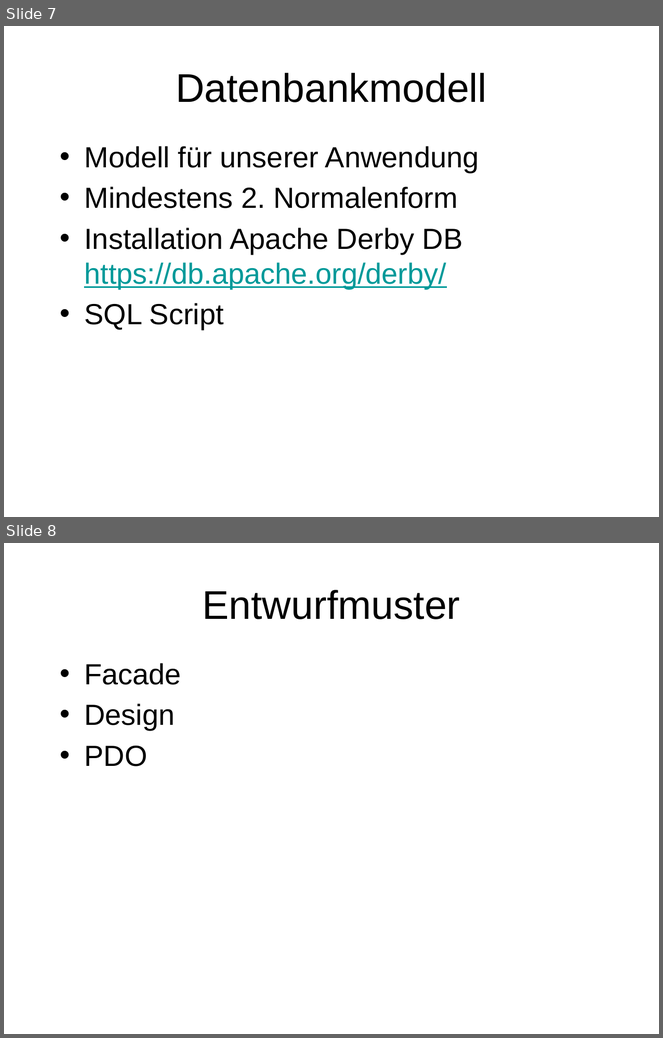
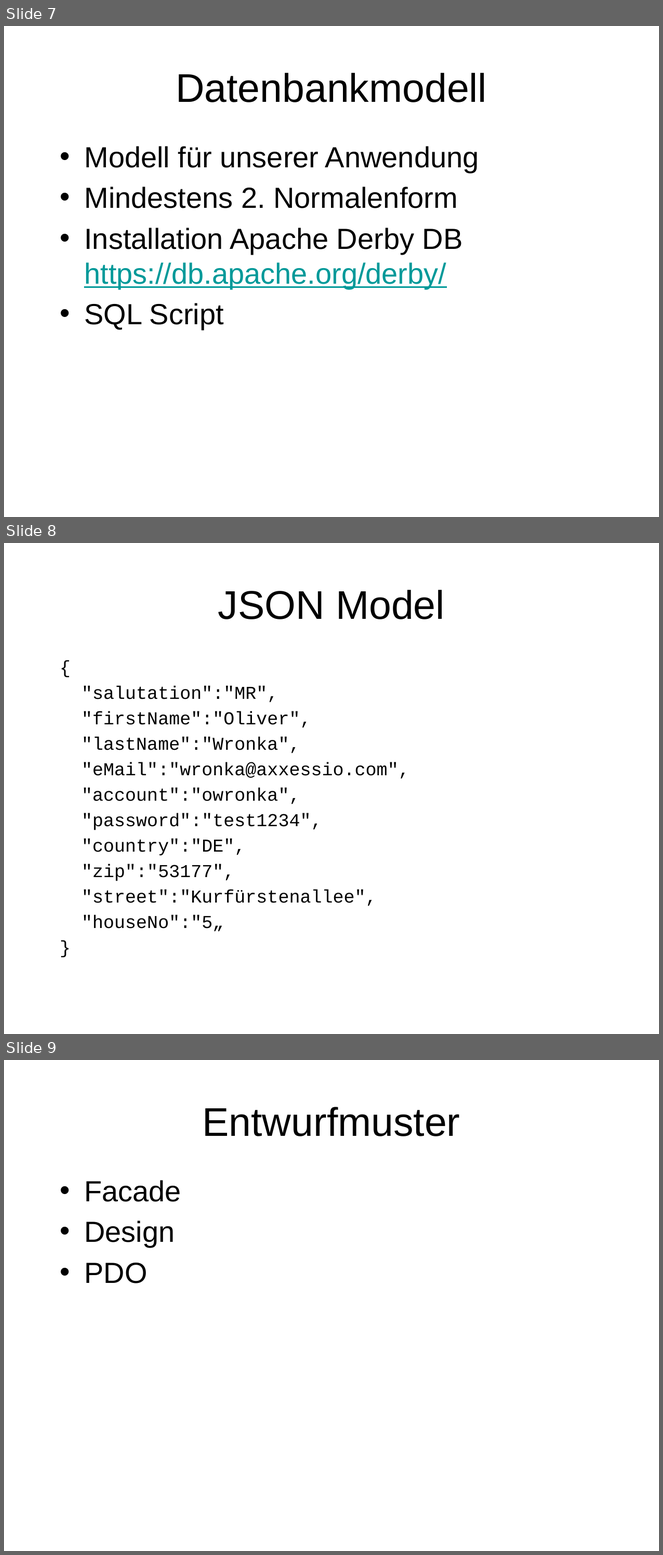
Before and after one commit to owronka/SubZeroMicroservices, a slide deck: doc/Resilient Microservices - Tag 2.pptx. Shown one above the other, each under a label of ours: slides 7 and 8 before the commit, slides 7, 8 and 9 after it. The pictures are 663x1038 and 663x1555 pixels, drawn with LibreOffice and Linux fonts; fonts in the diff are those of the drawing. Boxes give left, top, right and bottom in pixels: in the first picture for what was removed or moved away, otherwise in the second. Text is boxed around its words. In the diff, an @@ line names an element or a change of style, - is before the commit and + after.

Commit message:
JSON Struktur ergänzt

```diff
--- a/doc/Resilient Microservices - Tag 2.pptx
+++ b/doc/Resilient Microservices - Tag 2.pptx
@@ slide 8 added at bbox=[4, 543, 659, 1034], background #FFFFFF @@
@@ title added at bbox=[218, 590, 445, 619], 44 pt, text #000000 @@
+JSON Model
@@ text added at bbox=[81, 686, 410, 932], 20 pt, text #000000 @@
+{
+"salutation":"MR",
+"firstName":"Oliver",
+"lastName":"Wronka",
+"eMail":"wronka@axxessio.com",
+"account":"owronka",
+"password":"test1234",
+"country":"DE",
+"zip":"53177",
+"street":"Kurfürstenallee",
+"houseNo":"5„
+}
@@ what was slide 8 is now slide 9 @@
```
